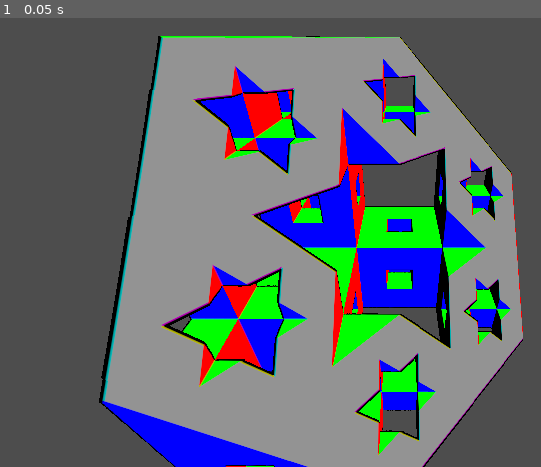
Above: before the commit, frame 1.
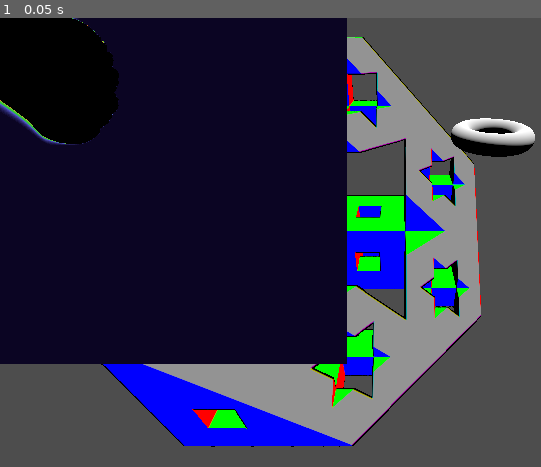
Above: after the commit, the same moment.

Repository: artmouse155/visual-shader-fun
Game: Godot game, scene res://main.tscn
Same seed, same stepped clock (60 frames per second), same inputs: the game is played once before the commit and once after it.
Inputs:
- Up to frame 1 (0.05 s): no input

The runs differ from the first frame. In frame 1, 75% of the frame differs, in the area x 0-99%, y 0-100%.

Commit message:
more fractals!!

Diff:
--- a/main.tscn
+++ b/main.tscn
@@ -1,29 +1,60 @@
-[gd_scene load_steps=4 format=3 uid="uid://bl8pve75t8j84"]
+[gd_scene load_steps=11 format=3 uid="uid://bl8pve75t8j84"]
 
 [ext_resource type="Shader" path="res://raymarch_sponge.gdshader" id="1_sh8cw"]
+[ext_resource type="Shader" path="res://mandelbrot.gdshader" id="2_uvgm5"]
 
-[sub_resource type="BoxMesh" id="BoxMesh_fop5s"]
-size = Vector3(10, 10, 10)
-subdivide_width = 10
-subdivide_height = 10
-subdivide_depth = 10
-
-[sub_resource type="ShaderMaterial" id="ShaderMaterial_smmre"]
+[sub_resource type="ShaderMaterial" id="ShaderMaterial_nfciu"]
 render_priority = 0
 shader = ExtResource("1_sh8cw")
 shader_parameter/menger_iterations = 2
 shader_parameter/cube_size = 2.0
 shader_parameter/show_cross_section = true
 
+[sub_resource type="BoxMesh" id="BoxMesh_fop5s"]
+material = SubResource("ShaderMaterial_nfciu")
+size = Vector3(10, 10, 10)
+subdivide_width = 10
+subdivide_height = 10
+subdivide_depth = 10
+
+[sub_resource type="StandardMaterial3D" id="StandardMaterial3D_ikmk7"]
+
+[sub_resource type="TorusMesh" id="TorusMesh_r2n1q"]
+material = SubResource("StandardMaterial3D_ikmk7")
+
+[sub_resource type="Gradient" id="Gradient_f6wu2"]
+offsets = PackedFloat32Array(0.148893, 0.261569, 0.327968, 0.891348, 0.945674, 1)
+colors = PackedColorArray(0.0467833, 0.021, 0.14, 1, 0.333364, 0.34736, 0.829618, 1, 0.1539, 0.81, 0.19764, 1, 0.905882, 0.658824, 0.176471, 1, 0.740631, 0.169791, 0.14699, 1, 0, 0, 0, 1)
+
+[sub_resource type="GradientTexture1D" id="GradientTexture1D_t05f1"]
+gradient = SubResource("Gradient_f6wu2")
+
+[sub_resource type="ShaderMaterial" id="ShaderMaterial_l17ij"]
+shader = ExtResource("2_uvgm5")
+shader_parameter/offset = Vector2(0, 0)
+shader_parameter/scale = 100.0
+shader_parameter/ITERATIONS = 100
+shader_parameter/gradient = SubResource("GradientTexture1D_t05f1")
+
+[sub_resource type="PlaceholderTexture2D" id="PlaceholderTexture2D_nfft2"]
+size = Vector2(1000, 1000)
+
 [node name="Main" type="Node3D"]
 
 [node name="Light" type="DirectionalLight3D" parent="."]
-transform = Transform3D(-0.866023, -0.433016, 0.250001, 0, 0.499998, 0.866027, -0.500003, 0.749999, -0.43301, 0, 0, 0)
+transform = Transform3D(-0.866024, -0.433016, 0.250001, 0.092105, 0.353285, 0.930971, -0.491447, 0.829269, -0.26607, 2.68029, 0, -9.88762)
 shadow_enabled = true
 
 [node name="Sponge" type="MeshInstance3D" parent="."]
 mesh = SubResource("BoxMesh_fop5s")
-surface_material_override/0 = SubResource("ShaderMaterial_smmre")
 
 [node name="Camera" type="Camera3D" parent="."]
-transform = Transform3D(1, 0, 0, 0, 0.819152, 0.573576, 0, -0.573576, 0.819152, 0, 2, 3)
+transform = Transform3D(1, 0, 0, 0, 0.819152, 0.573576, 0, -0.573576, 0.819152, 0.56898, 2, 3.47821)
+
+[node name="MeshInstance3D" type="MeshInstance3D" parent="."]
+transform = Transform3D(1, 0, 0, 0, 1, 0, 0, 0, 1, 2.85014, 0, -3.97006)
+mesh = SubResource("TorusMesh_r2n1q")
+
+[node name="ColorRect" type="Sprite2D" parent="."]
+material = SubResource("ShaderMaterial_l17ij")
+texture = SubResource("PlaceholderTexture2D_nfft2")
--- /dev/null
+++ b/mandelbrot.gdshader
@@ -0,0 +1,71 @@
+shader_type canvas_item;
+
+//uniform vec2 dimensions = vec2(10.0,10.0);
+uniform vec2 offset = vec2(0.5, 0.5);
+uniform sampler2D gradient;
+uniform float scale = 3.0;
+uniform int ITERATIONS = 500;
+
+const vec2 internal_offset = vec2(125.0, 125.0);
+
+//https://stackoverflow.com/questions/58166329/why-does-this-mandelbrot-calculation-return-a-circle
+//gets the number of iterations before we decide it is unbounded
+int mandelbrot(int num_iterations, vec2 point)
+{
+	float z = 0.0;
+	float z_re = point.x;
+    float z_im = point.y;
+
+    int n;
+
+    for (int i = 1; i <= num_iterations; i++)
+    {
+		n = i;
+        float z_re2 = z_re * z_re;
+        float z_im2 = z_im * z_im;
+
+        if (z_re2 + z_im2 > 4.0)
+        {
+            break;
+        }
+
+        // z(n) = z^2 + c
+        z_im = 2.0 * z_re * z_im + point.y;
+        z_re = z_re2 - z_im2 + point.x;
+    }
+
+    return n;
+}
+
+int burning_ship(int num_iterations, vec2 point)
+{
+	float z = 0.0;
+	float z_re = point.x;
+    float z_im = point.y;
+
+    int n;
+
+    for (int i = 1; i <= num_iterations; i++)
+    {
+		n = i;
+        float z_re2 = z_re * z_re;
+        float z_im2 = z_im * z_im;
+
+        if (z_re2 + z_im2 > 4.0)
+        {
+            break;
+        }
+
+        // z(n) = z^2 + c
+        z_im = abs(2.0 * z_re * z_im) + point.y;
+        z_re = z_re2 - z_im2 + point.x;
+    }
+
+    return n;
+}
+
+void fragment() {
+	float n = float(burning_ship(ITERATIONS, ((UV - internal_offset) / scale) - offset)) / float(ITERATIONS);
+	COLOR.rgb = vec3(1) * (1.0 - n);
+	COLOR = texture(gradient, vec2(n, 0.0));
+}
--- a/raymarch_code_only.gdshader
+++ /dev/null
@@ -1,75 +0,0 @@
-shader_type spatial;
-render_mode unshaded;
-//render_mode unshaded, world_vertex_coords; // to raymarch in world space
-
-varying vec3 world_camera;
-varying vec3 world_position;
-
-const int MAX_STEPS = 100;
-const float MAX_DIST = 100.0;
-const float SURF_DIST = 1e-3;
-
-float GetDist(vec3 p){
-	float d = length(p) - .5; //Sphere
-
-	//d = length(vec2(length(p.xz) - .25, p.y)) - .2; //torus
-
-	//d = length(vec2(p.x - .25, length(p.yz))) - .5;
-
-	return d;
-}
-
-float RayMarch(vec3 ro, vec3 rd) {
-	float dO = 0.0;
-	float dS;
-
-	for (int i = 0; i < MAX_STEPS; i++)
-	{
-		vec3 p = ro + dO * rd;
-		dS = GetDist(p);
-		dO += dS;
-
-		if (dS < SURF_DIST || dO > MAX_DIST)
-			break;
-	}
-	return dO;
-}
-
-vec3 GetNormal(vec3 p) {
-	vec2 e = vec2(1e-2, 0);
-
-	vec3 n = GetDist(p) - vec3(
-		GetDist(p - e.xyy),
-		GetDist(p - e.yxy),
-		GetDist(p - e.yyx)
-	);
-
-	return normalize(n);
-}
-
-void vertex() {
-	world_position = VERTEX;
-	world_camera = (inverse(MODELVIEW_MATRIX) * vec4(0, 0, 0, 1)).xyz; //object space
-	//world_camera = ( CAMERA_MATRIX  * vec4(0, 0, 0, 1)).xyz; //uncomment this to raymarch in world space
-}
-
-void fragment() {
-
-	vec3 ro = world_camera;
-	vec3 rd =  normalize(world_position - ro);
-
-	vec3 col;
-
-	float d = RayMarch(ro, rd);
-
-	if (d >= MAX_DIST)
-		discard;
-	else
-	{
-		vec3 p = ro + rd * d;
-		vec3 n = GetNormal(p);
-		col = n.rgb;
-	}
-
-	ALBEDO = col;
-}
--- a/raymarch_sponge.gdshader
+++ b/raymarch_sponge.gdshader
@@ -1,7 +1,9 @@
 //Uses https://godotshaders.com/shader/raymarch-in-a-box/
 
 shader_type spatial;
-render_mode unshaded, cull_front;
+render_mode unshaded, cull_front, depth_draw_always;
+
+uniform sampler2D DEPTH_TEXTURE: hint_depth_texture, filter_linear_mipmap;
 
 uniform int menger_iterations = 2;
 uniform float cube_size = 2.0;
@@ -72,6 +74,8 @@
 
 void fragment() {
 
+	float depth = texture(DEPTH_TEXTURE, SCREEN_UV).x;
+
 	vec3 ro = world_camera;
 	vec3 rd =  normalize(world_position - ro);
 
@@ -88,5 +92,11 @@
 		col = n.rgb;
 	}
 
+	vec3 surfacePoint = ro + rd * d;
+	vec4 viewSpaceSurfacePoint = VIEW_MATRIX * vec4(surfacePoint, 1.);
+	vec4 clipSpaceSurfacePoint = PROJECTION_MATRIX * viewSpaceSurfacePoint;
+
+	NORMAL = (VIEW_MATRIX * vec4(GetNormal(surfacePoint), 0.)).xyz;
+
 	ALBEDO = col;
 }
